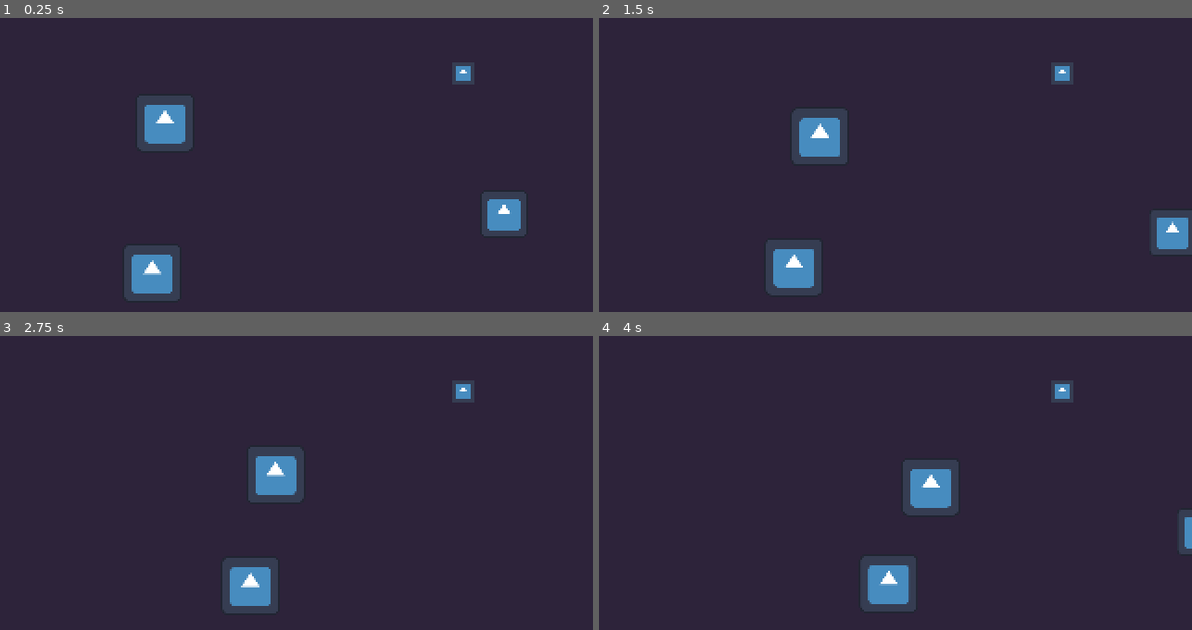
Above: before the commit, frames 1-4 (two rows, left to right).
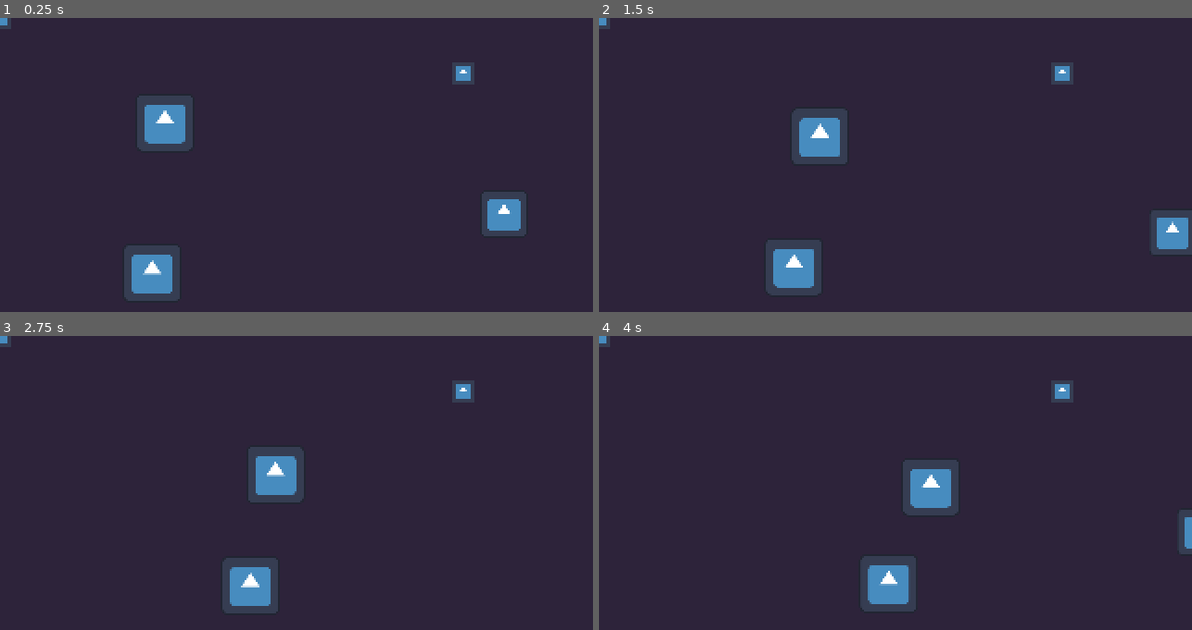
Above: after the commit, the same moments.

Repository: TobiasTV49/Informatica-Eindopdracht
Game: Godot game, scene res://Functionality/Scenes/main.tscn
The game is run twice, just before and just after one commit, with the same random seed, the same clock (stepped at 60 frames per second) and the same inputs. The engine's default icon, where the game draws it, is replaced by a stand-in: a white triangle on a blue panel in a dark square.
Inputs:
- Up to frame 1 (0.25 s): no input
- Up to frame 2 (1.5 s): hold Right (right) 0.53-1.28 s; hold Down (down) from 1.28 s (still down)
- Up to frame 3 (2.75 s): release Down (down) at 2.03 s; hold Right (right) from 2.03 s (still down)
- Up to frame 4 (4 s): release Right (right) at 2.78 s; hold Up (up) 2.78-3.53 s; hold Left (left) from 3.53 s (still down)

The runs differ from the first frame. In frame 1, less than 0.1% of the frame differs, in the area x 0-2%, y 0-4%; in frame 2, less than 0.1%; in frame 3, less than 0.1%; in frame 4, less than 0.1%.

Commit message:
allah akbar

Diff:
--- a/Functionality/Scenes/bullet.tscn
+++ b/Functionality/Scenes/bullet.tscn
@@ -5,7 +5,7 @@
 
 [sub_resource type="RectangleShape2D" id="RectangleShape2D_x5uif"]
 
-[node name="Area2D" type="Area2D"]
+[node name="bullet" type="Area2D"]
 script = ExtResource("1_vt3w6")
 
 [node name="Sprite2D" type="Sprite2D" parent="."]
--- a/Functionality/Scenes/main.tscn
+++ b/Functionality/Scenes/main.tscn
@@ -29,3 +29,5 @@
 
 [node name="EnemyBody2" parent="." instance=ExtResource("6_e8do6")]
 position = Vector2(76, 139)
+
+[node name="Bullet" parent="." instance=ExtResource("4_44lj5")]
--- a/Functionality/Scripts/bullet.gd
+++ b/Functionality/Scripts/bullet.gd
@@ -1,4 +1,4 @@
 extends Area2D
 
-var used
+var shot
 var speed = 150
